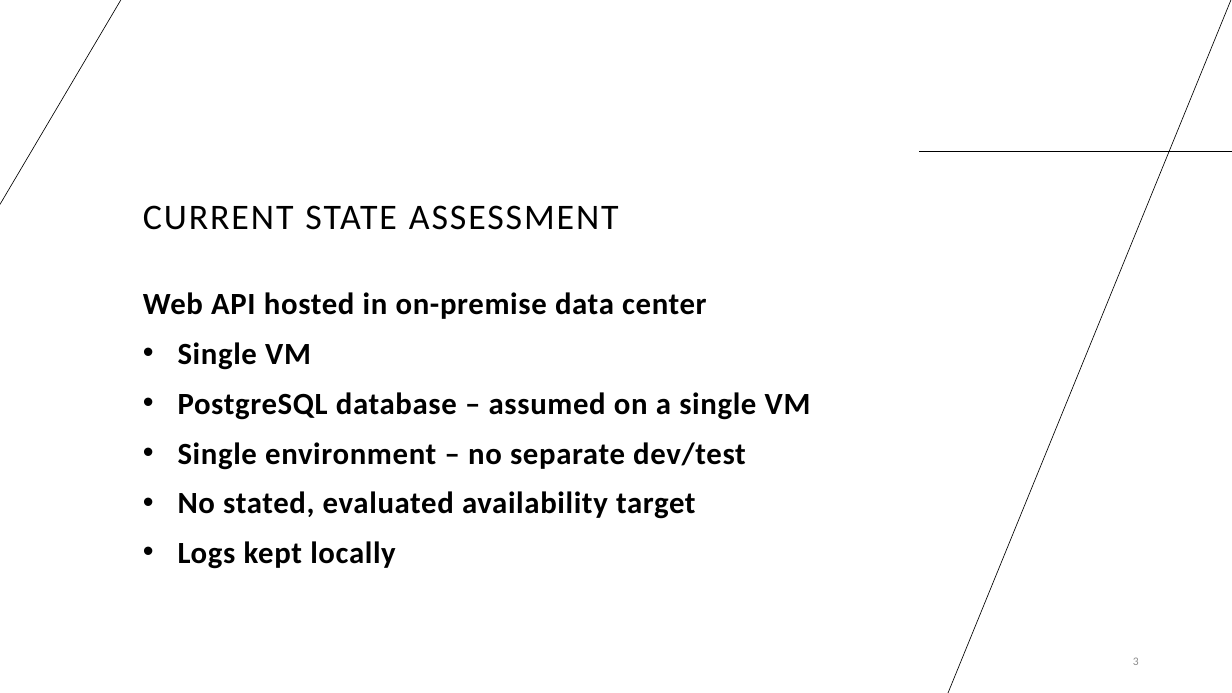
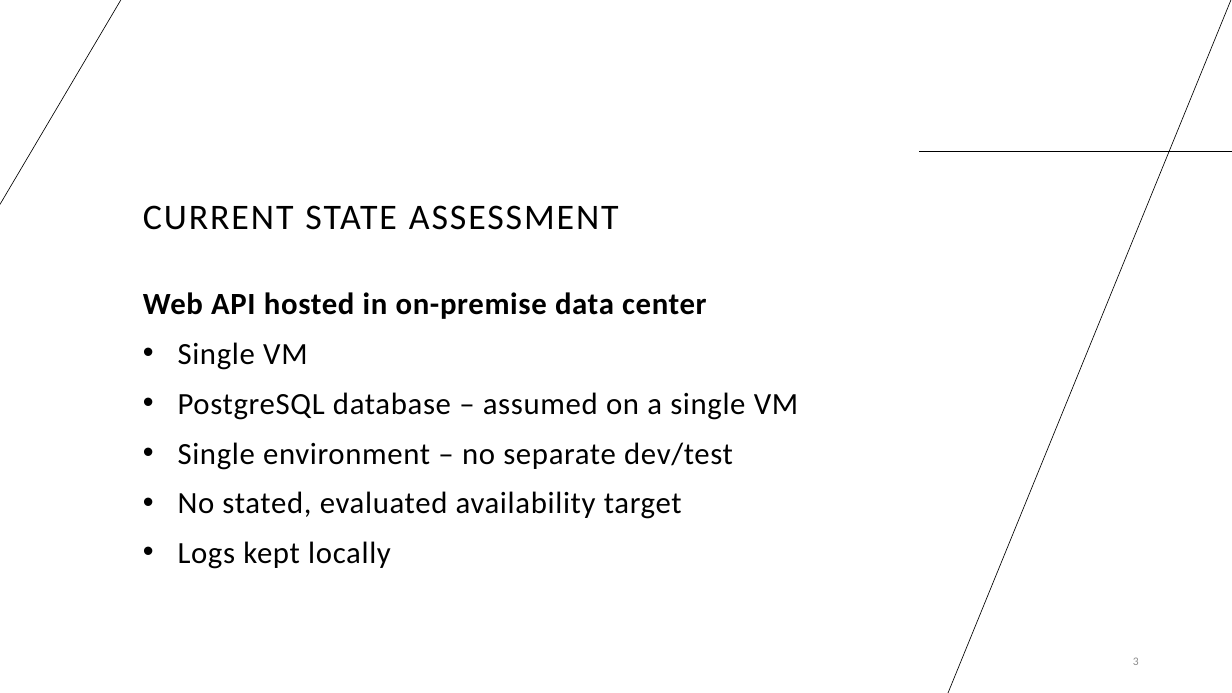
Before and after one commit to mddazure/cloudnation, a slide deck: slide 3 of slides/novabank.pptx. Drawn at 1232x693 pixels with LibreOffice and Linux fonts; fonts in the diff are those of the drawing. Boxes give left, top, right and bottom in pixels: in the first picture for what was removed or moved away, otherwise in the second. Text is boxed around its words. In the diff, an @@ line names an element or a change of style, - is before the commit and + after.

```diff
--- a/slides/novabank.pptx
+++ b/slides/novabank.pptx
@@ text at (178, 342, 798, 569): bold off in "Single VM", "PostgreSQL database – assumed on a single ...", "Single environment – no separate dev/test", "No stated, evaluated availability target" and 1 more places @@
```
Also in this commit, not shown: 4 other slides changed, 5 slides added, 1 slide removed.
